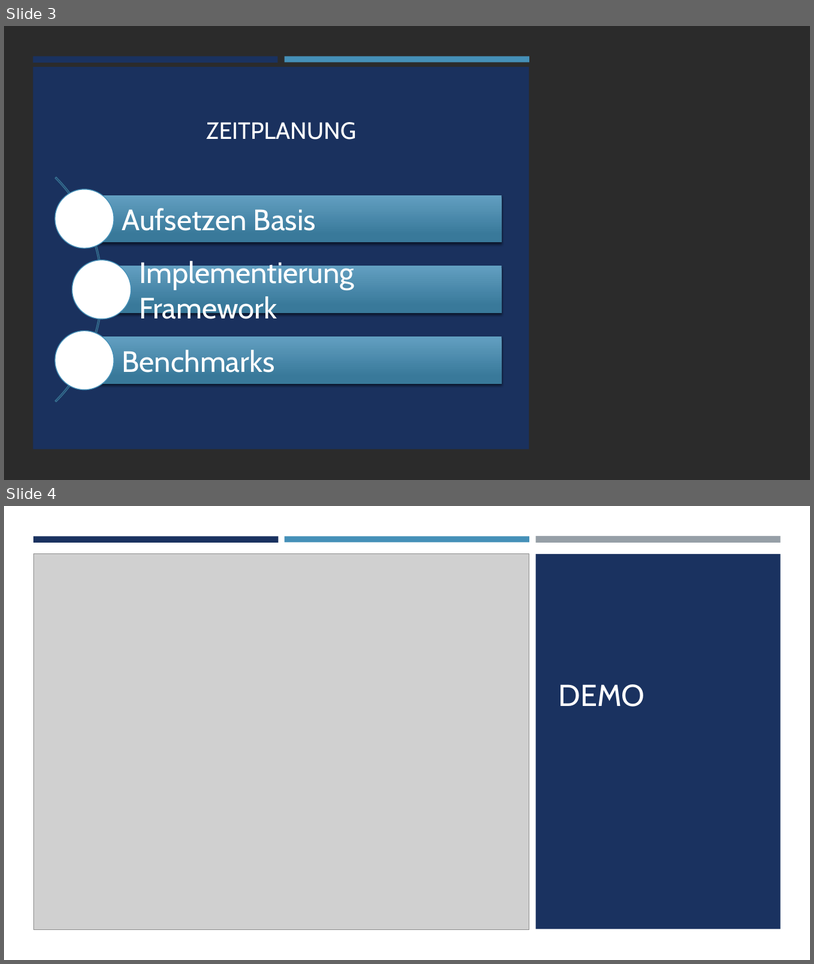
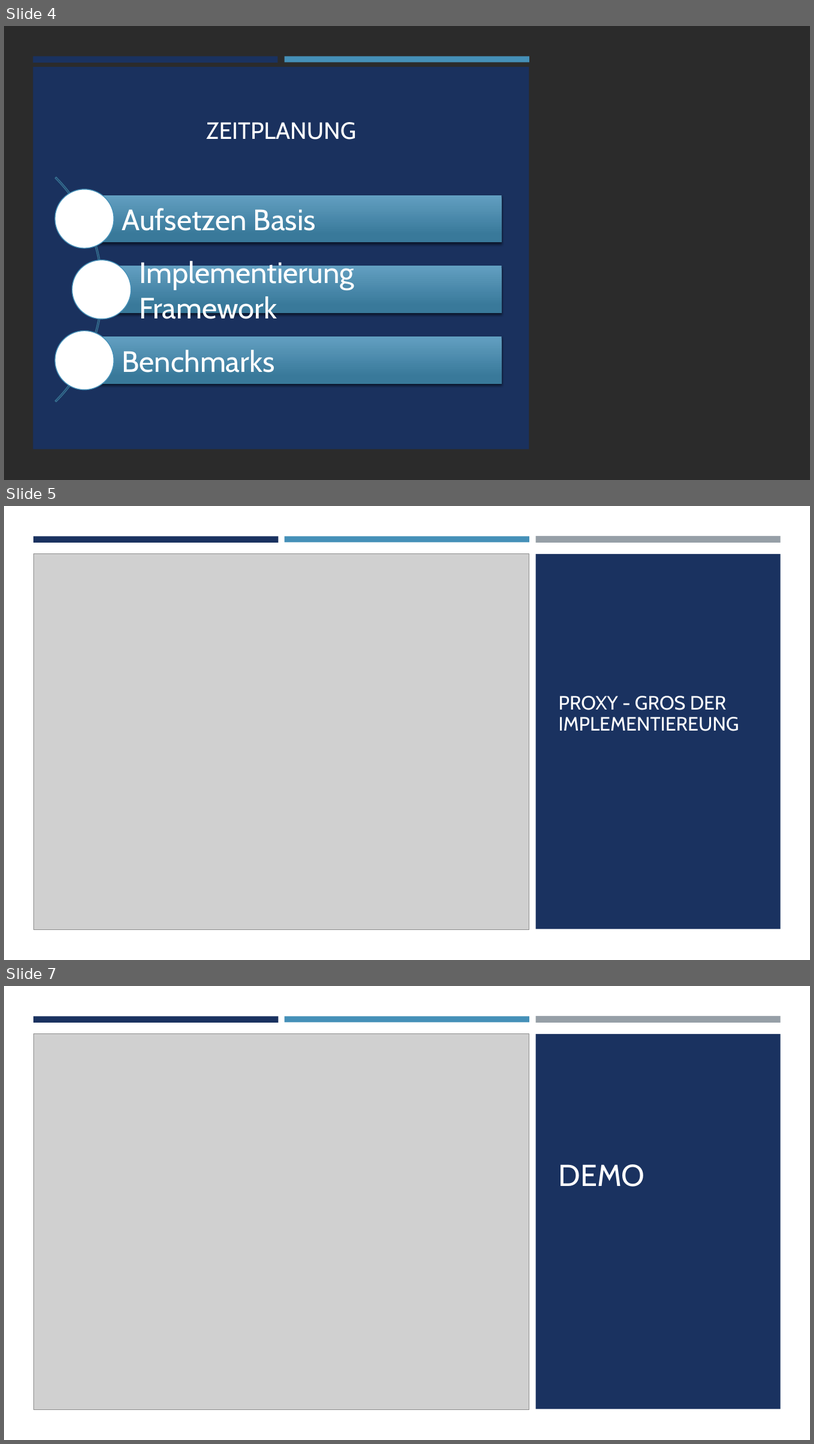
Before and after one commit to DavidOttino/Datenmanagement-jenseits-von-Relationen, a slide deck: projektaufgabe_1/Abschlusspraesentation_proj1.pptx. Shown one above the other, each under a label of ours: slides 3 and 4 before the commit, slides 4, 5 and 7 after it; the slides between them are not shown. The pictures are 814x964 and 814x1444 pixels, drawn with LibreOffice and Linux fonts; fonts in the diff are those of the drawing; grey boxes stand for pictures; background and template pictures are left out; a plain dark background stands for a picture behind light text. Boxes give left, top, right and bottom in pixels: in the first picture for what was removed or moved away, otherwise in the second. Text is boxed around its words. In the diff, an @@ line names an element or a change of style, - is before the commit and + after.

```diff
--- a/projektaufgabe_1/Abschlusspraesentation_proj1.pptx
+++ b/projektaufgabe_1/Abschlusspraesentation_proj1.pptx
@@ slide 5 added at (4, 506, 810, 960), background #FFFFFF @@
@@ rectangle added at (4, 506, 810, 960), fill #FFFFFF @@
@@ rectangle added at (33, 536, 279, 542), fill #1A3260 @@
@@ rectangle added at (285, 536, 530, 542), fill #4590B8 @@
@@ rectangle added at (536, 536, 781, 543), fill #969FA7 @@
@@ picture added at (33, 554, 530, 930) @@
@@ rectangle added at (536, 554, 781, 929), fill #1A3260 @@
@@ title added at (559, 696, 740, 731), 23 pt, text #FFFFFF @@
+PROXY - GROS DER IMPLEMENTIEREUNG
@@ what was slide 3 is now slide 4 @@
@@ what was slide 4 is now slide 7 @@
```
Also in this commit, not shown: 3 other slides added, 1 slide removed.
